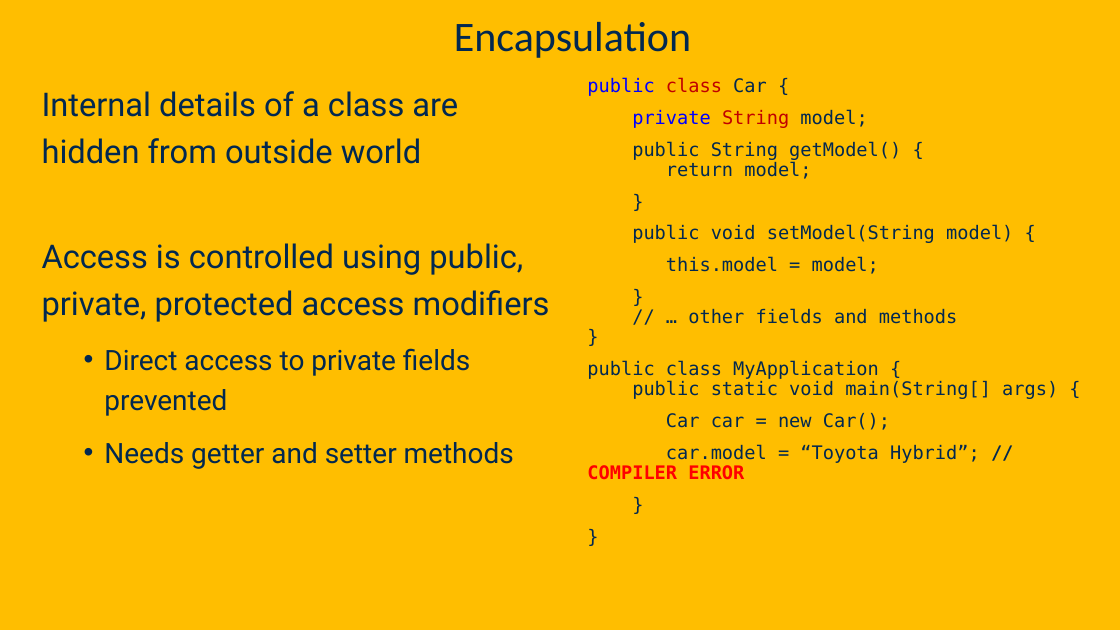
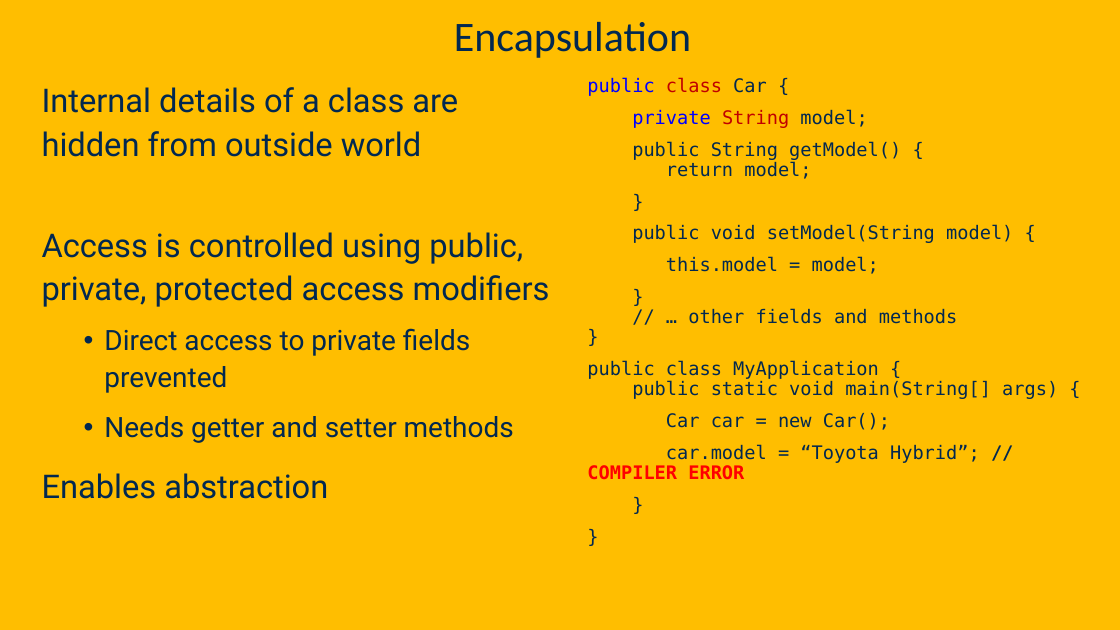
Before and after one commit to davsec-teaching/ECS160-Winter2025, a slide deck: slide 8 of slides/3_object_oriented_fundamentals.pptx (slide 6 before the commit). Drawn at 1120x630 pixels with LibreOffice and Linux fonts; fonts in the diff are those of the drawing; background and template pictures are left out. Boxes give left, top, right and bottom in pixels: in the first picture for what was removed or moved away, otherwise in the second. Text is boxed around its words. In the diff, an @@ line names an element or a change of style, - is before the commit and + after.

```diff
--- a/slides/3_object_oriented_fundamentals.pptx
+++ b/slides/3_object_oriented_fundamentals.pptx
@@ text at <box>42,87,550,443</box>: line spacing 1.2 to 1.1 @@
@@ text at <box>42,473,328,499</box>: paragraph added @@
+Enables abstraction
```
Also in this commit, not shown: 8 other slides changed, 8 slides added.
